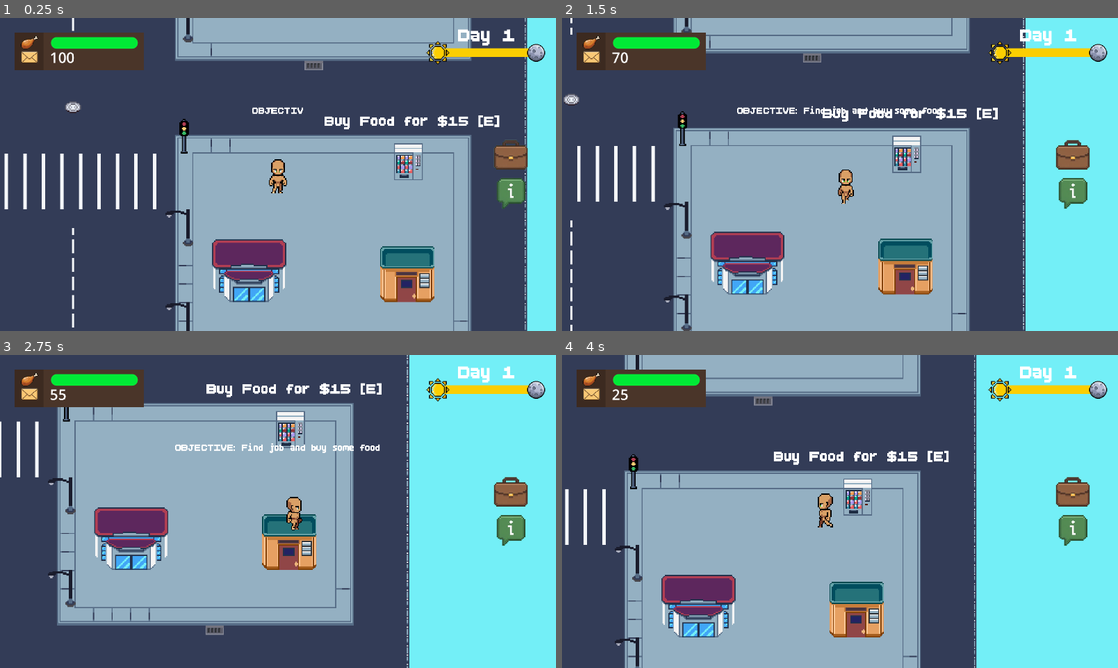
Above: before the commit, frames 1-4 (two rows, left to right).
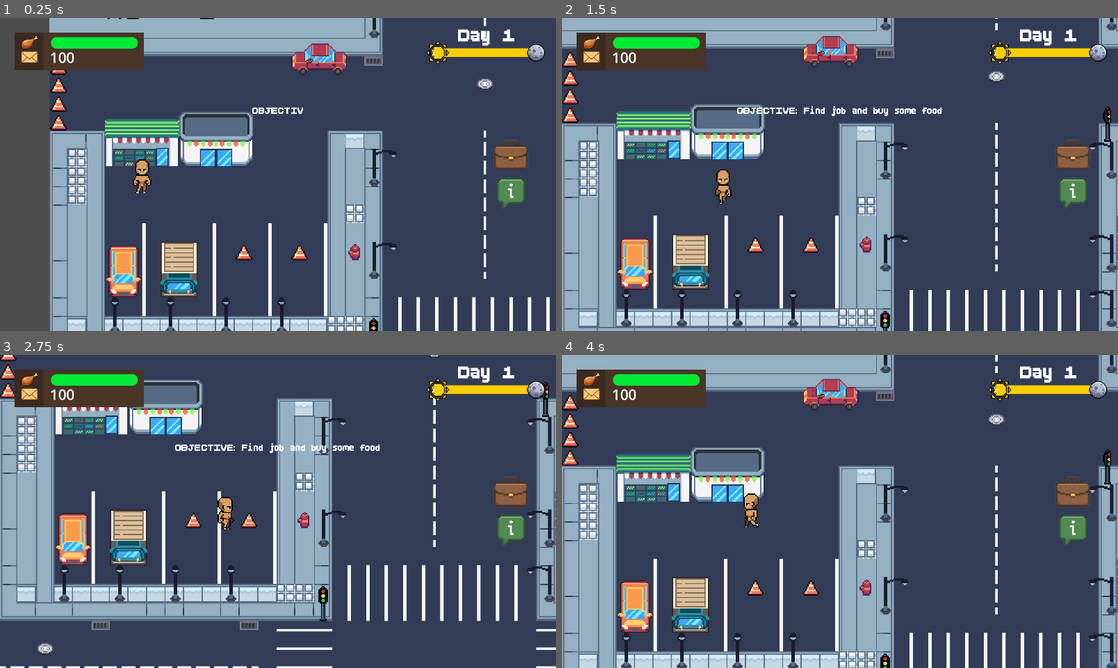
Above: after the commit, the same moments.

Repository: hoaxnt/envelhope-beta
Game: Godot game, scene res://Scenes/chapters/chapter_2.tscn
The game is run twice, just before and just after one commit, with the same random seed, the same clock (stepped at 60 frames per second) and the same inputs. This scene is started directly instead of the project's main scene. Sound files missing from this copy of the repository are replaced by a short silence.
Inputs (mouse positions are in pixels of both pictures, inside the frame that each line leads up to):
- Up to frame 1 (0.25 s): no input
- Up to frame 2 (1.5 s): move the mouse to (962, 158) at 0.52 s; hold Right (ui_right) 0.53-1.28 s; hold Space (action) 0.53-1.28 s; click (962, 158) at 0.67 s; tap E (interact) at 0.8, 1.35 s; move the mouse to (728, 190) at 1.27 s; hold Down (ui_down) from 1.28 s (still down)
- Up to frame 3 (2.75 s): tap Space (action) at 1.55 s; move the mouse to (333, 442) at 2.02 s; release Down (ui_down) at 2.03 s; hold Right (ui_right) from 2.03 s (still down); hold Space (action) from 2.03 s (still down); tap E (interact) at 2.3 s
- Up to frame 4 (4 s): move the mouse to (812, 574) at 2.77 s; release Right (ui_right) at 2.78 s; release Space (action) at 2.78 s; hold Up (ui_up) 2.78-3.53 s; tap E (interact) at 2.85, 3.8 s; click (812, 574) at 2.92 s; tap Space (action) at 3.05 s; move the mouse to (1006, 558) at 3.52 s; hold Left (ui_left) from 3.53 s (still down); hold Q (show_objective) from 3.53 s (still down)

The runs differ from the first frame. In frame 1, 60% of the frame differs, in the area x 0-100%, y 0-100%; in frame 2, 62%; in frame 3, 66%; in frame 4, 67%.
Error after the commit: Invalid call. Nonexistent 'float' constructor. (res://Scripts/hud/hunger_bar.gd:7)

Commit message:
feat: added global data

Diff:
--- a/Scenes/chapters/chapter_2.tscn
+++ b/Scenes/chapters/chapter_2.tscn
@@ -49,7 +49,7 @@
 metadata/_edit_lock_ = true
 
 [node name="Player" parent="." instance=ExtResource("2_v6yd1")]
-position = Vector2(1017, 482)
+position = Vector2(80, 486)
 
 [node name="Camera2D" type="Camera2D" parent="Player"]
 zoom = Vector2(4, 4)
--- a/Scenes/minigames/city/tambol.tscn
+++ b/Scenes/minigames/city/tambol.tscn
@@ -104,7 +104,6 @@
 position = Vector2(356, 381)
 scale = Vector2(8.355624, 8.355624)
 sprite_frames = SubResource("SpriteFrames_3iif3")
-autoplay = "default"
 frame_progress = 0.24007364
 
 [node name="Camera2D" type="Camera2D" parent="."]
--- a/Scripts/Chapters/chapter_2.gd
+++ b/Scripts/Chapters/chapter_2.gd
@@ -9,6 +9,7 @@
 @onready var day_label = Hud.get_node("DayPanel/MarginContainer/HBoxContainer/VBoxContainer/DayLabel")
 @onready var hunger_bar = Hud.get_node("StatsPanel/MarginContainer/Panel/HBoxContainer/VBoxContainer/HBoxContainer/HungerBar")
 @onready var hunger_bar_timer = Hud.get_node("StatsPanel/MarginContainer/Panel/HBoxContainer/VBoxContainer/HBoxContainer/HungerBar/HungerTimer")
+@onready var player = $Player
 
 func _ready() -> void:
 	camera.limit_left = 1
@@ -19,7 +20,10 @@
 	day_panel.show()
 	day_timer.start()
 
+
 	if NPC_DATA["diver_objective"] == "completed":
+		player.global_position = GlobalData.load_player_position()
+
 		NPC_DATA = SaveLoad.load_game(SaveLoad.NPC_DATA_PATH)
 		var day = int(NPC_DATA["day"])
 		var survive_day = "survive_day_%s" % str(day)
@@ -32,8 +36,6 @@
 		if hunger_bar:
 			hunger_bar_timer.start()
 
-
-
 func _input(event: InputEvent) -> void:
 	if event.is_action_released("ui_cancel"):
 		GlobalState.toggle_pause()
--- a/Scripts/autoloads/game_data.gd
+++ b/Scripts/autoloads/game_data.gd
@@ -14,6 +14,7 @@
 	"envelopes": 100,
 	"cycle": 10,
 	"equipped_tool": "none",
+	"position": [80.0, 486.0],
 }
 
 var NPC_DATA_STATS = {
--- /dev/null
+++ b/Scripts/autoloads/global_data.gd
@@ -0,0 +1,53 @@
+extends Node
+
+var player_data: Dictionary = SaveLoad.load_game(SaveLoad.PLAYER_DATA_PATH)
+var npc_data: Dictionary = SaveLoad.load_game(SaveLoad.NPC_DATA_PATH)
+
+signal player_data_updated(key, value)
+
+
+func update_player_data(key: String, value):
+	player_data[key] = value
+	SaveLoad.save_game(player_data, SaveLoad.PLAYER_DATA_PATH)
+	player_data_updated.emit(key, value)
+
+func get_player_data_value(key: String):
+	return player_data.get(key)
+
+func save_player_position(position: Vector2):
+	var pos_array = [position.x, position.y]
+	player_data["position"] = pos_array
+	SaveLoad.save_game(player_data, SaveLoad.PLAYER_DATA_PATH)
+	player_data_updated.emit("position", pos_array)
+
+func load_player_position() -> Vector2:
+	var pos_array = player_data.get("position")
+	if pos_array is Array and pos_array.size() == 2:
+		return Vector2(pos_array[0], pos_array[1])
+	else:
+		return Vector2(80.0, 486.0)
+
+func handle_hunger_reset_city():
+	player_data["hunger"] = 100.0
+	player_data["envelopes"] = 0
+	SaveLoad.save_game(player_data, SaveLoad.PLAYER_DATA_PATH)
+
+func handle_hunger_reset_island():
+	player_data["hunger"] = 100.0
+	player_data["envelopes"] = 0
+	SaveLoad.save_game(player_data, SaveLoad.PLAYER_DATA_PATH)
+
+func purchase_food(cost: int, hunger_gain: float):
+	if player_data["envelopes"] >= cost:
+		player_data["envelopes"] -= cost
+		player_data["hunger"] += hunger_gain
+
+		player_data["hunger"] = min(player_data["hunger"], 100.0)
+
+		SaveLoad.save_game(player_data, SaveLoad.PLAYER_DATA_PATH)
+
+		player_data_updated.emit("hunger", player_data["hunger"])
+		player_data_updated.emit("envelopes", player_data["envelopes"])
+
+		return true
+	return false
--- a/Scripts/city_elements/food_machine.gd
+++ b/Scripts/city_elements/food_machine.gd
@@ -1,16 +1,16 @@
 extends Area2D
 
-@onready var PLAYER_DATA = SaveLoad.load_game(SaveLoad.PLAYER_DATA_PATH)
-@onready var NPC_DATA = SaveLoad.load_game(SaveLoad.NPC_DATA_PATH)
 var is_player_near_the_machine: bool
+const FOOD_COST = 15
+const HUNGER_GAIN = 100.0
 
 func _on_body_entered(body: Node2D) -> void:
 	if body.is_in_group("player"):
 		is_player_near_the_machine = true
 		$Label.show()
 
-		if PLAYER_DATA["envelopes"] >= 100 and NPC_DATA["day"] == 4:
-			print("RUN RUN RUN!")#fortest
+		if GlobalData.npc_data.get("day") == 4 and GlobalData.get_player_data_value("envelopes") >= 100:
+			print("RUN RUN RUN!")
 
 func _on_body_exited(body: Node2D) -> void:
 	if body.is_in_group("player"):
@@ -19,13 +19,20 @@
 
 func _unhandled_input(event: InputEvent) -> void:
 	if event.is_action_pressed("interact") and is_player_near_the_machine:
-		if PLAYER_DATA["envelopes"] < 15:
+
+		var current_envelopes = GlobalData.get_player_data_value("envelopes")
+
+		if current_envelopes < FOOD_COST:
+			print("Not enough envelope: ", current_envelopes)
 			$Label.text = "Not enough Envelope!"
 			$Label.modulate = Color(1, 0, 0, 1)
 			return
+
 		$Label.text = "Buy Food for $15 [E]"
 		$Label.modulate = Color(1, 1, 1, 1)
 
-		PLAYER_DATA["envelopes"] -= 15
-		PLAYER_DATA["hunger"] += 10
-		SaveLoad.save_game(PLAYER_DATA, SaveLoad.PLAYER_DATA_PATH)
+		GlobalData.purchase_food(FOOD_COST, HUNGER_GAIN)
+
+		var hunger_bar = get_tree().get_first_node_in_group("hunger_bar")
+		if hunger_bar:
+			hunger_bar.value = GlobalData.get_player_data_value("hunger")
--- a/Scripts/city_elements/jeep_minigame.gd
+++ b/Scripts/city_elements/jeep_minigame.gd
@@ -1,6 +1,7 @@
 extends Area2D
 
 var is_player_near: bool
+@onready var player = get_node("/root/Chapter2/Player")
 
 func _on_body_entered(body: Node2D) -> void:
 	if body.is_in_group("player"):
@@ -9,10 +10,12 @@
 
 func _on_body_exited(body: Node2D) -> void:
 	if body.is_in_group("player"):
-		is_player_near = true
+		is_player_near = false
 		$Label.hide()
 
 func _unhandled_input(event: InputEvent) -> void:
 	if event.is_action_pressed("interact") and is_player_near:
+		if player:
+			GlobalData.save_player_position(player.global_position)
 		Hud.hide()
 		Transition.transition_to_scene("res://scenes/minigames/city/tambol.tscn")
--- a/Scripts/city_elements/junk_collector_minigame.gd
+++ b/Scripts/city_elements/junk_collector_minigame.gd
@@ -10,7 +10,7 @@
 
 func _on_body_exited(body: Node2D) -> void:
 	if body.is_in_group("player"):
-		is_player_near = true
+		is_player_near = false
 		$Label.hide()
 
 func _unhandled_input(event: InputEvent) -> void:
--- a/Scripts/city_elements/junk_diving_minigame.gd
+++ b/Scripts/city_elements/junk_diving_minigame.gd
@@ -10,7 +10,7 @@
 
 func _on_body_exited(body: Node2D) -> void:
 	if body.is_in_group("player"):
-		is_player_near = true
+		is_player_near = false
 		$Label.hide()
 
 func _unhandled_input(event: InputEvent) -> void:
--- a/Scripts/hud/day_panel.gd
+++ b/Scripts/hud/day_panel.gd
@@ -25,14 +25,8 @@
 		day_target_value = 0
 		return
 
-
-
 	day_target_value += 1.0 #fortest
 	day_target_value = clamp(day_target_value, 0.0, day_progress_bar.max_value)
-
-	print(day_target_value)
-	#if day_target_value >= 180:
-		#day_timer.stop()
 
 	var tween = create_tween()
 	tween.tween_property(day_progress_bar, "value", day_target_value, TWEEN_DURATION)
--- a/Scripts/hud/hunger_bar.gd
+++ b/Scripts/hud/hunger_bar.gd
@@ -1,26 +1,32 @@
 extends ProgressBar
 
-@onready var PLAYER_DATA = SaveLoad.load_game(SaveLoad.PLAYER_DATA_PATH)
-@onready var NPC_DATA = SaveLoad.load_game(SaveLoad.NPC_DATA_PATH)
-@onready var envelopes = PLAYER_DATA.get("envelopes")
-@onready var hunger_status = PLAYER_DATA.get("hunger", 100.0)
 @onready var hunger_timer = $HungerTimer
 
 func _ready():
-		max_value = 100.0
-		value = hunger_status
+	max_value = 100.0
+	value = float(GlobalData.get_player_data_value("hunger"))
+	hunger_timer.start()
+
+	GlobalData.player_data_updated.connect(_on_player_data_updated)
+
+func _on_player_data_updated(key: String, new_value):
+	if key == "hunger":
+		self.value = new_value
 
 func _on_timer_timeout():
-		if value > 0:
-				value -= 1 #fortest
-				value = max(0.0, value)
-				PLAYER_DATA.set("hunger", value)
-				SaveLoad.save_game(PLAYER_DATA, SaveLoad.PLAYER_DATA_PATH)
+	if value > 0:
+		value -= 1
 
-		if value <= 0:
-				hunger_timer.stop()
-				envelopes = 0 #fortest
-				PLAYER_DATA.set("hunger", 100)
-				PLAYER_DATA.set("envelopes", envelopes)
-				SaveLoad.save_game(PLAYER_DATA, SaveLoad.PLAYER_DATA_PATH)
-				value = 100.0
+		GlobalData.update_player_data("hunger", value)
+
+		var player_position = GlobalData.player_data.get("position")
+		GlobalData.update_player_data("position", player_position)
+
+	if value <= 0:
+		hunger_timer.stop()
+
+
+		GlobalData.handle_hunger_reset_city()
+
+		value = 100.0
+		hunger_timer.start()
--- a/Scripts/minigames/city/tambol.gd
+++ b/Scripts/minigames/city/tambol.gd
@@ -8,12 +8,14 @@
 @onready var countdown_label = $CanvasLayer/Label
 @onready var summary_panel = $CanvasLayer/SummaryPanel
 @onready var summary_label = $CanvasLayer/SummaryPanel/HBoxContainer/VBoxContainer/SummaryLabel
+@onready var dancer_anim = $AnimatedSprite2D
+@onready var player = get_node("/root/Chapter2/Player")
 @onready var PLAYER_DATA = SaveLoad.load_game(SaveLoad.PLAYER_DATA_PATH)
 
 var earnings = 0
 var sfx = StreamAudio.get_node("Sfx")
 
-var speed: float = 100.0
+var speed: float = 150.0
 var direction: int = 1
 var is_moving: bool = false
 
@@ -28,12 +30,12 @@
 	slider_bar.value = 0.0
 
 func _process(delta):
-		if is_moving:
-			var new_value = slider_bar.value + speed * direction * delta
+	if is_moving:
+		var new_value = slider_bar.value + speed * direction * delta
 
-			slider_bar.value = clampf(new_value, slider_bar.min_value, slider_bar.max_value)
-			if slider_bar.value == slider_bar.max_value or slider_bar.value == slider_bar.min_value:
-					direction *= -1
+		slider_bar.value = clampf(new_value, slider_bar.min_value, slider_bar.max_value)
+		if slider_bar.value == slider_bar.max_value or slider_bar.value == slider_bar.min_value:
+			direction *= -1
 
 func _unhandled_input(event: InputEvent) -> void:
 	if event.is_action_pressed("action") and is_moving:
@@ -41,11 +43,9 @@
 
 func stop_slider():
 	if slider_bar.value >= TARGET_MIN_VALUE and slider_bar.value <= TARGET_MAX_VALUE:
-		#slider_bar.modulate = Color("ffff00ff")
 		earnings += 10
 		earnings_label.text = "Envelopes: %s" % str(earnings)
 	else:
-		#slider_bar.modulate = Color("ff0000ff")
 		if earnings < 3:
 			earnings = 0
 			earnings_label.text = "Envelopes: %s" % str(earnings)
@@ -64,18 +64,25 @@
 	slider_bar.show()
 	sfx.stream = StreamAudio.badjao
 	sfx.play()
+	dancer_anim.play("default")
 	is_moving = true
 
 	await sfx.finished
+
+	dancer_anim.stop()
 	target.hide()
 	slider_bar.hide()
 	earnings_label.hide()
 	is_moving = false
 
 	summary_label.text = "You've earned %s Envelopes!" % str(earnings)
-	PLAYER_DATA["envelopes"] += earnings
-	SaveLoad.save_game(PLAYER_DATA, SaveLoad.PLAYER_DATA_PATH)
+
+	var current_envelopes = GlobalData.get_player_data_value("envelopes")
+	var new_total_envelopes = current_envelopes + earnings
+	GlobalData.update_player_data("envelopes", new_total_envelopes)
 	summary_panel.show()
 
 func _on_done_button_pressed() -> void:
+	if player:
+		player.position = GlobalData.load_player_position()
 	Transition.transition_to_scene("res://scenes/chapters/chapter_2.tscn")
--- a/project.godot
+++ b/project.godot
@@ -26,6 +26,7 @@
 InventoryManager="*res://scripts/autoloads/inventory_manager.gd"
 AxeEquipped="*res://objects/axe_equipped.tscn"
 StreamAudio="*res://scenes/utils/audio_stream.tscn"
+GlobalData="*res://scripts/autoloads/global_data.gd"
 
 [debug]
 
Not shown, added: Scripts/autoloads/global_data.gd.uid
